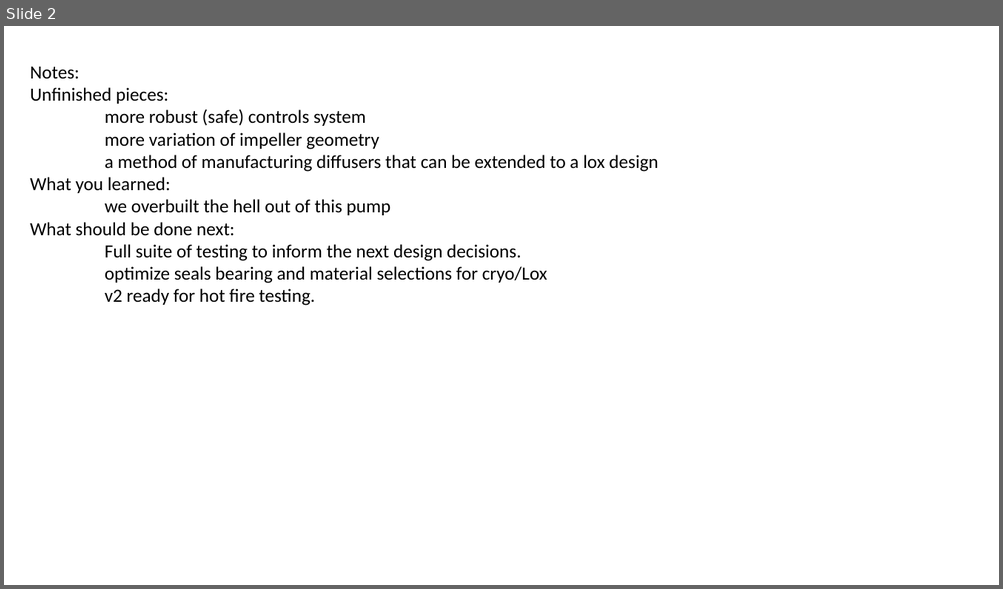
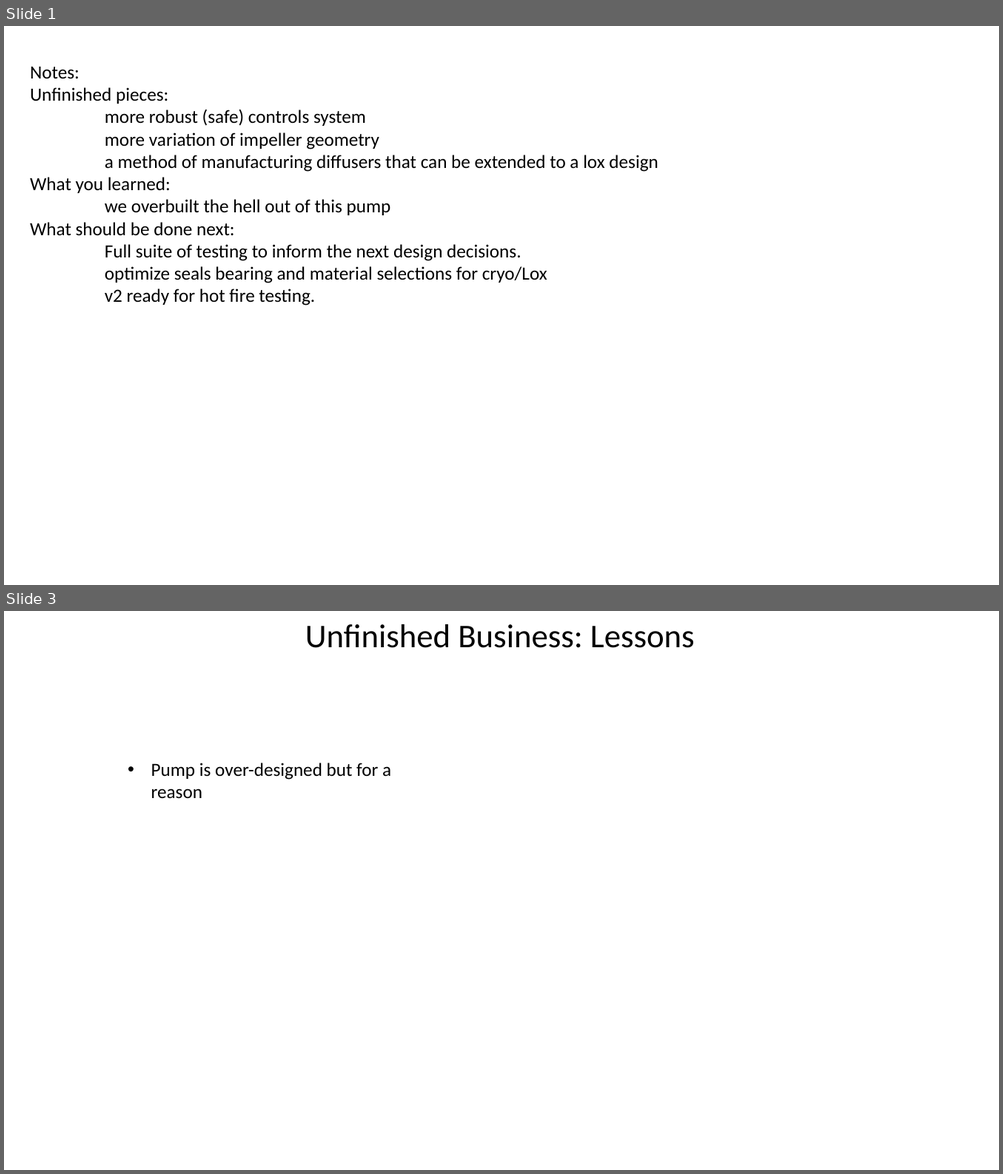
Before and after one commit to psas/electric-feed-system-prototype, a slide deck: Docs/Presentations/Slides/#10.pptx. Shown one above the other, each under a label of ours: slide 2 before the commit, slides 1 and 3 after it; the slides between them are not shown. The pictures are 1003x589 and 1003x1174 pixels, drawn with LibreOffice and Linux fonts; fonts in the diff are those of the drawing. Boxes give left, top, right and bottom in pixels: in the first picture for what was removed or moved away, otherwise in the second. Text is boxed around its words. In the diff, an @@ line names an element or a change of style, - is before the commit and + after.

```diff
--- a/Docs/Presentations/Slides/#10.pptx
+++ b/Docs/Presentations/Slides/#10.pptx
@@ slide 3 added at (4, 611, 999, 1170), background #FFFFFF @@
@@ text added at (305, 624, 694, 648), 32 pt, text #000000 @@
+Unfinished Business: Lessons
@@ text added at (151, 763, 391, 799), 18 pt, text #000000 @@
+• Pump is over-designed but for a reason
@@ what was slide 2 is now slide 1 @@
```
Also in this commit, not shown: 2 other slides added, 2 slides removed, 2 other files.
